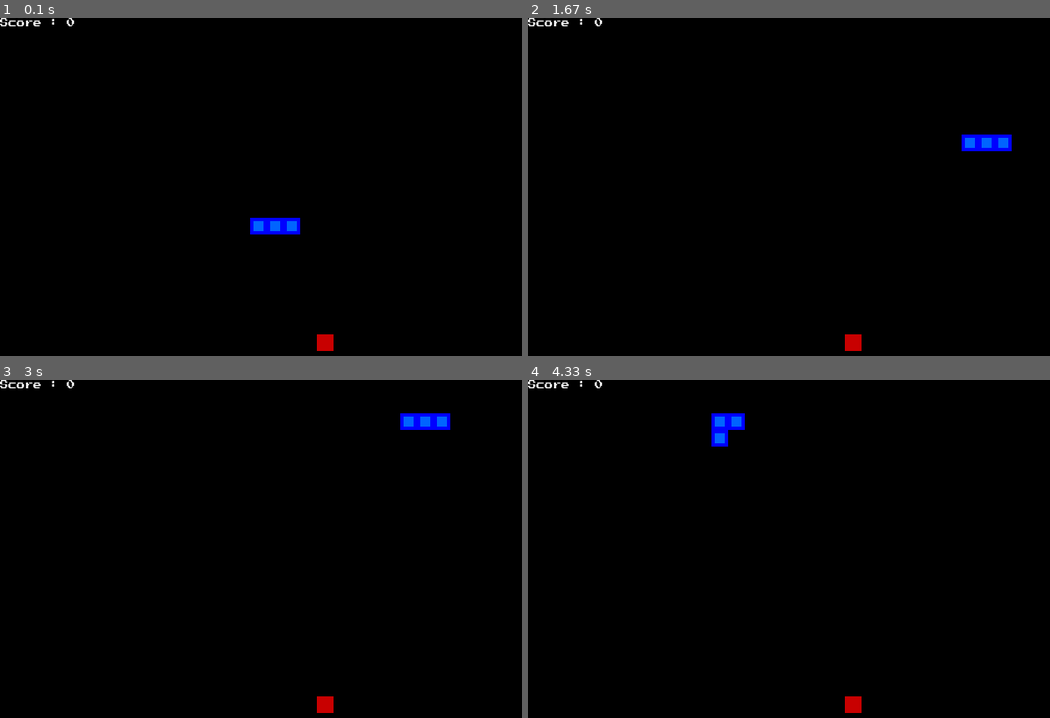
Above: before the commit, frames 1-4 (two rows, left to right).
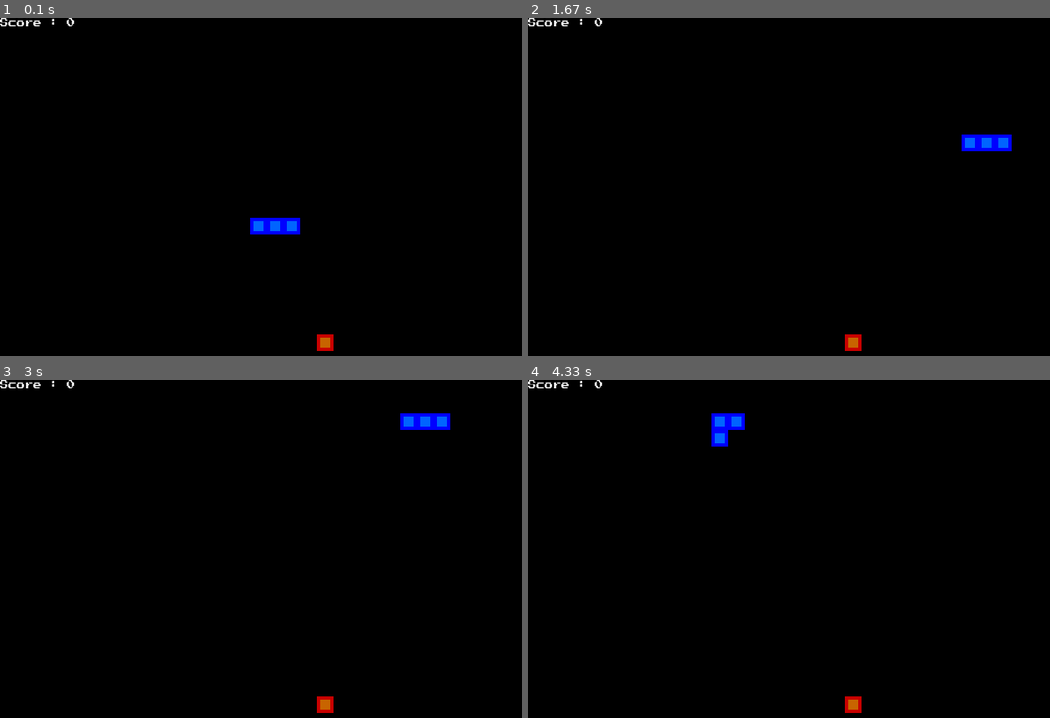
Above: after the commit, the same moments.

Repository: theja-vanka/pygame-snakes
Game: pygame game, started from game.py
Two runs of this game, one before a commit and one after it. Both use one fixed random seed, a clock stepped at 60 frames per second and the inputs below.
Inputs:
- Up to frame 1 (0.1 s): no input
- Up to frame 2 (1.67 s): hold Right 0.33-0.8 s; hold Up 0.83-1.3 s; hold Right from 1.33 s (still down)
- Up to frame 3 (3 s): release Right at 1.8 s; hold Up 1.83-2.37 s; hold Left 2.4-2.7 s
- Up to frame 4 (4.33 s): hold Right 3.57-4.2 s; hold Down from 4.23 s (still down)

The runs differ from the first frame. In frame 1, less than 0.1% of the frame differs, in the area x 61-64%, y 94-98%; in frame 2, less than 0.1%; in frame 3, less than 0.1%; in frame 4, less than 0.1%.

Commit message:
Food Colors

Diff:
--- a/game.py
+++ b/game.py
@@ -13,10 +13,10 @@
 
 
 class GParams(Enum):
-    TRAIL_SIZE = 12  # Snake tail size
+    INNER_BLOCK = 12  # Snake tail size
     BLOCK_SIZE = 20  # Pixel size of 1 block
     SPEED = 10  # Higher is faster
-    TAIL_OFFSET = 4  # Snake growth offset
+    IB_OFFSET = 4  # Snake growth offset
 
 
 class ColorParams(Enum):
@@ -24,8 +24,9 @@
     BLACK = (0, 0, 0)
     WHITE = (255, 255, 255)
     RED = (200, 0, 0)
+    LIGHTRED = (200, 100, 0)
     BLUE = (0, 0, 255)
-    BLUE2 = (0, 100, 255)
+    SKYBLUE = (0, 100, 255)
 
 
 class SnakeGame():
@@ -139,12 +140,12 @@
             )
             pygame.draw.rect(
                 self.display,
-                ColorParams.BLUE2.value,
+                ColorParams.SKYBLUE.value,
                 pygame.Rect(
-                    pt.x+GParams.TAIL_OFFSET.value,
-                    pt.y+GParams.TAIL_OFFSET.value,
-                    GParams.TRAIL_SIZE.value,
-                    GParams.TRAIL_SIZE.value
+                    pt.x+GParams.IB_OFFSET.value,
+                    pt.y+GParams.IB_OFFSET.value,
+                    GParams.INNER_BLOCK.value,
+                    GParams.INNER_BLOCK.value
                 )
             )
 
@@ -156,6 +157,16 @@
                 self.food.y,
                 GParams.BLOCK_SIZE.value,
                 GParams.BLOCK_SIZE.value
+            )
+        )
+        pygame.draw.rect(
+            self.display,
+            ColorParams.LIGHTRED.value,
+            pygame.Rect(
+                self.food.x+GParams.IB_OFFSET.value,
+                self.food.y+GParams.IB_OFFSET.value,
+                GParams.INNER_BLOCK.value,
+                GParams.INNER_BLOCK.value
             )
         )
 
@@ -187,7 +198,7 @@
 
     # Datastructure for points
     Point = namedtuple('Point', 'x, y')
-    font = pygame.font.Font('PressStart2P-Regular.ttf', 10)
+    font = pygame.font.Font('assets/PressStart2P-Regular.ttf', 10)
 
     game = SnakeGame()
 
Renamed: PressStart2P-Regular.ttf -> assets/PressStart2P-Regular.ttf
